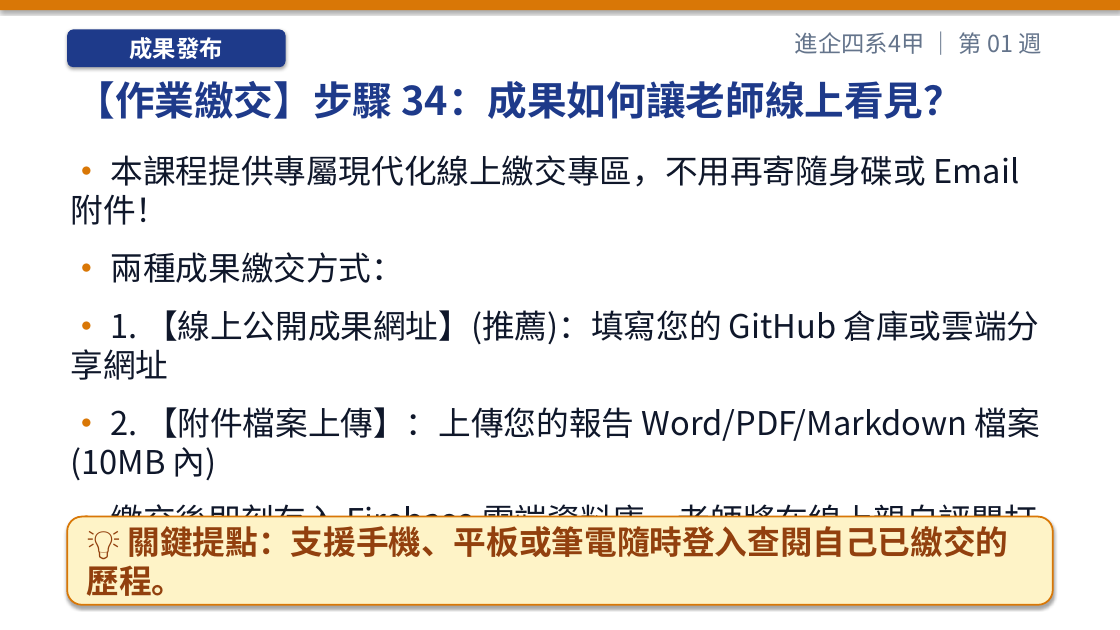
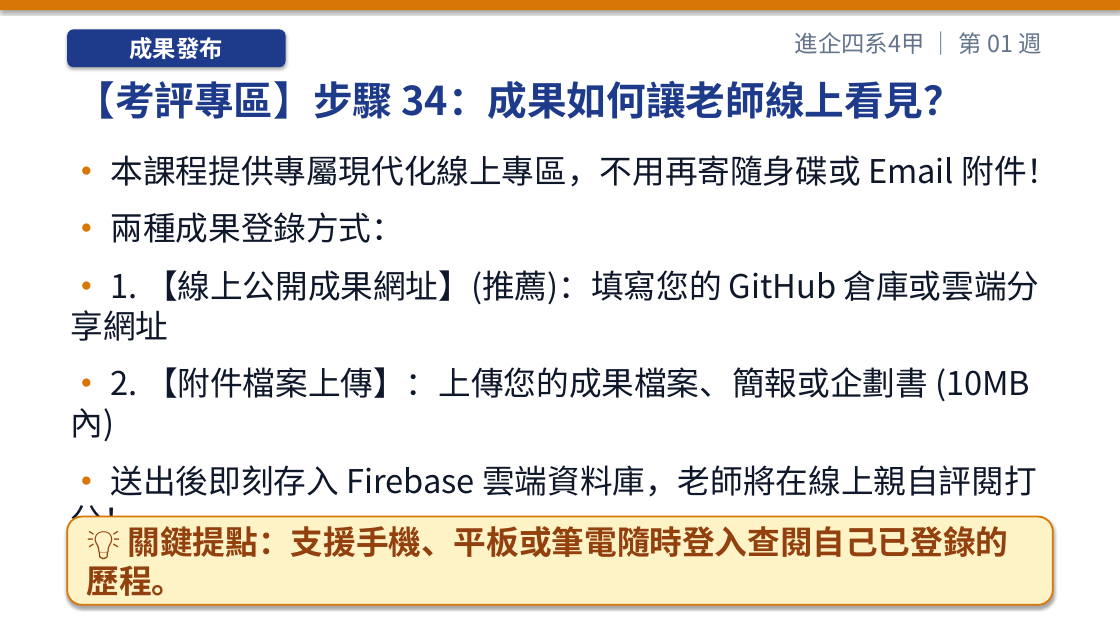
Before and after one commit to h12s12bs/vnu-enterprise-resource-planning, a slide deck: slide 52 of 01_每週教學簡報_PPT/ERP_第01週_課程導論、ERP_概念演進與數位轉型.pptx. Drawn at 1120x630 pixels with LibreOffice and Linux fonts; fonts in the diff are those of the drawing. Boxes give left, top, right and bottom in pixels: in the first picture for what was removed or moved away, otherwise in the second. Text is boxed around its words. In the diff, an @@ line names an element or a change of style, - is before the commit and + after.

```diff
--- a/01_每週教學簡報_PPT/ERP_第01週_課程導論、ERP_概念演進與數位轉型.pptx
+++ b/01_每週教學簡報_PPT/ERP_第01週_課程導論、ERP_概念演進與數位轉型.pptx
@@ text at bbox=[75, 81, 963, 119]: text changed @@
-【作業繳交】步驟 34：成果如何讓老師線上看見？
+【考評專區】步驟 34：成果如何讓老師線上看見？
@@ text at bbox=[111, 155, 1059, 243]: text changed @@
-• 本課程提供專屬現代化線上繳交專區，不用再寄隨身碟或 Email 附件！
-• 兩種成果繳交方式：
+• 本課程提供專屬現代化線上專區，不用再寄隨身碟或 Email 附件！
+• 兩種成果登錄方式：
@@ text at bbox=[71, 367, 1037, 497]: text changed @@
-• 2. 【附件檔案上傳】：上傳您的報告 Word/PDF/Markdown 檔案 (10MB 內)
-• 繳交後即刻存入 Firebase 雲端資料庫，老師將在線上親自評閱打分！
+• 2. 【附件檔案上傳】：上傳您的成果檔案、簡報或企劃書 (10MB 內)
+• 送出後即刻存入 Firebase 雲端資料庫，老師將在線上親自評閱打分！
@@ text in rounded rectangle at bbox=[87, 526, 1009, 596]: text changed @@
-💡 關鍵提點：支援手機、平板或筆電隨時登入查閱自己已繳交的歷程。
+💡 關鍵提點：支援手機、平板或筆電隨時登入查閱自己已登錄的歷程。
```
Also in this commit, not shown: 12 other slides changed, 46 other files.
